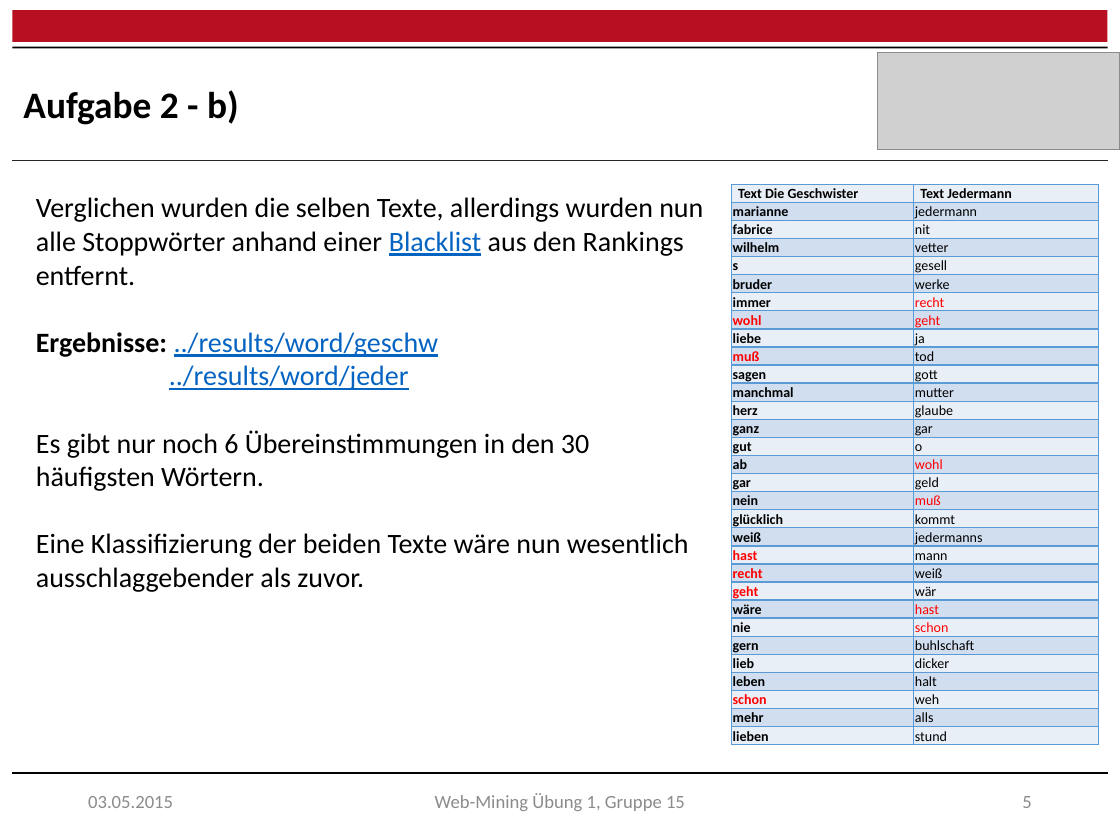
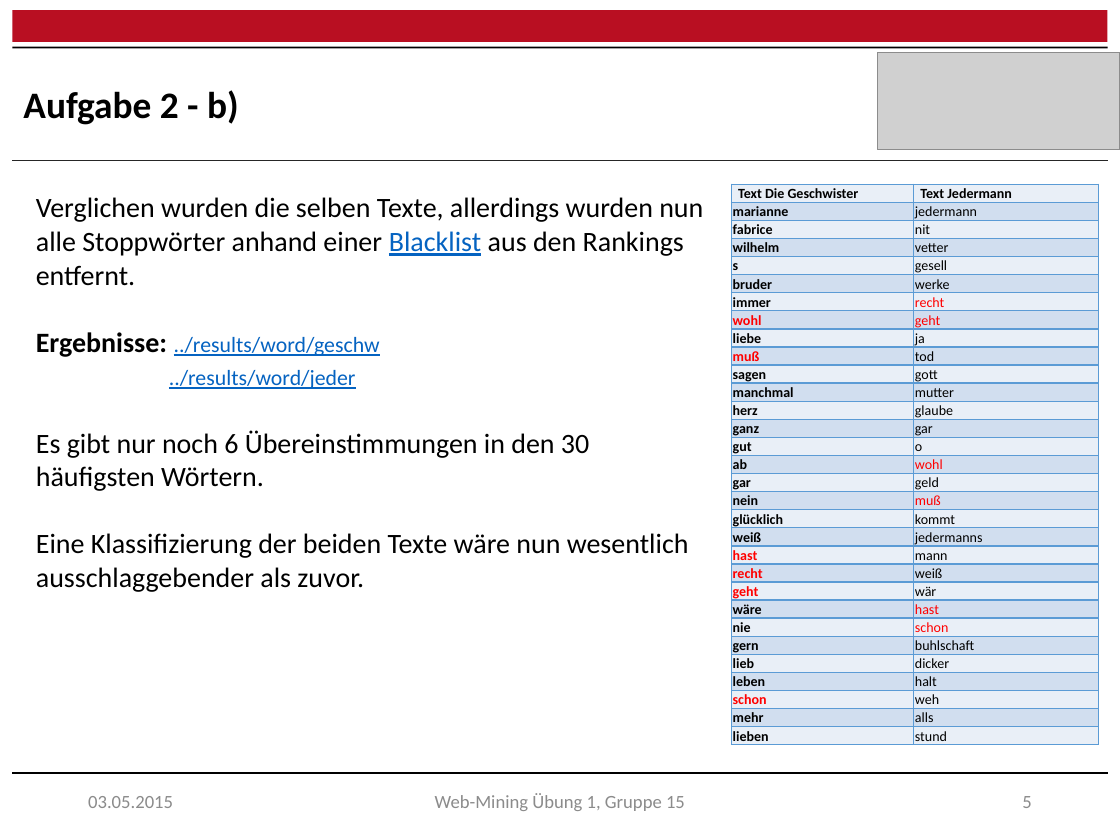
Before and after one commit to raQai/web-mining, a slide deck: slide 6 of ex1/ex1_results.pptx. Drawn at 1120x840 pixels with LibreOffice and Linux fonts; fonts in the diff are those of the drawing; grey boxes stand for pictures. Boxes give left, top, right and bottom in pixels: in the first picture for what was removed or moved away, otherwise in the second. Text is boxed around its words. In the diff, an @@ line names an element or a change of style, - is before the commit and + after.

```diff
--- a/ex1/ex1_results.pptx
+++ b/ex1/ex1_results.pptx
@@ text at box(36, 332, 380, 389): size 18 to 14 pt in "../results/word/geschw", "../results/word/jeder" @@
```
Also in this commit, not shown: 8 other slides changed, 45 other files.
